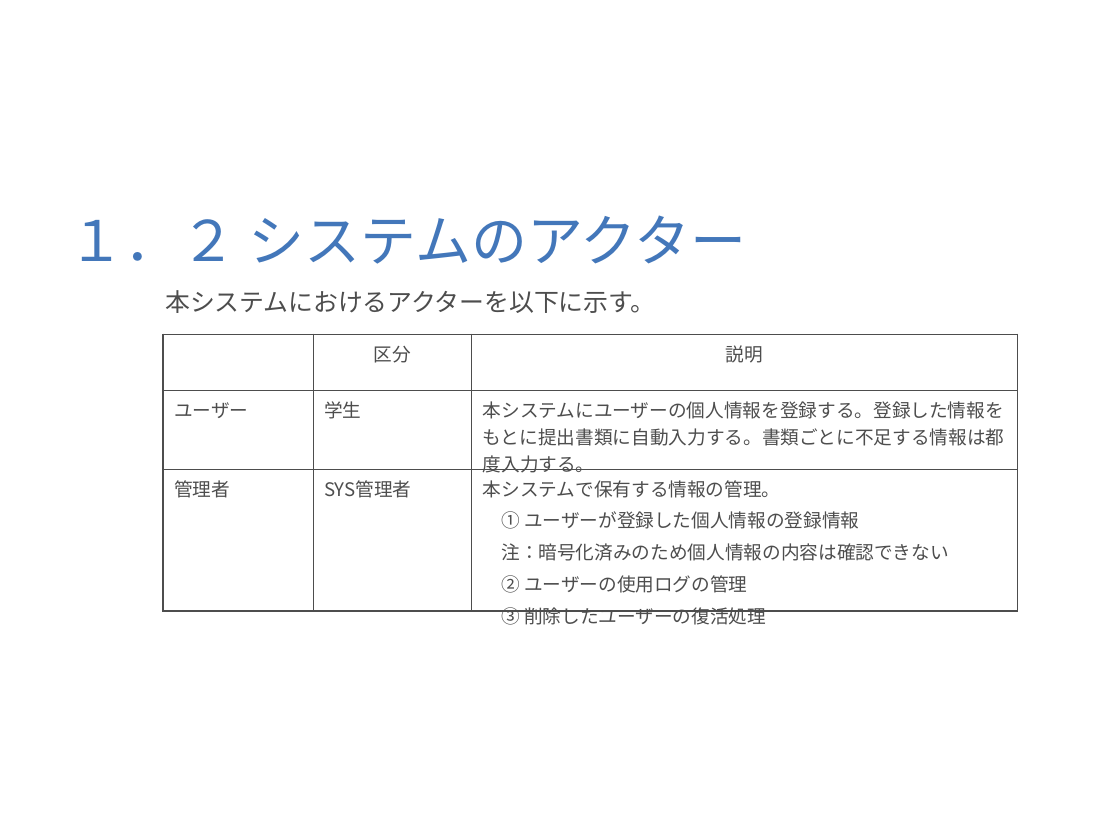
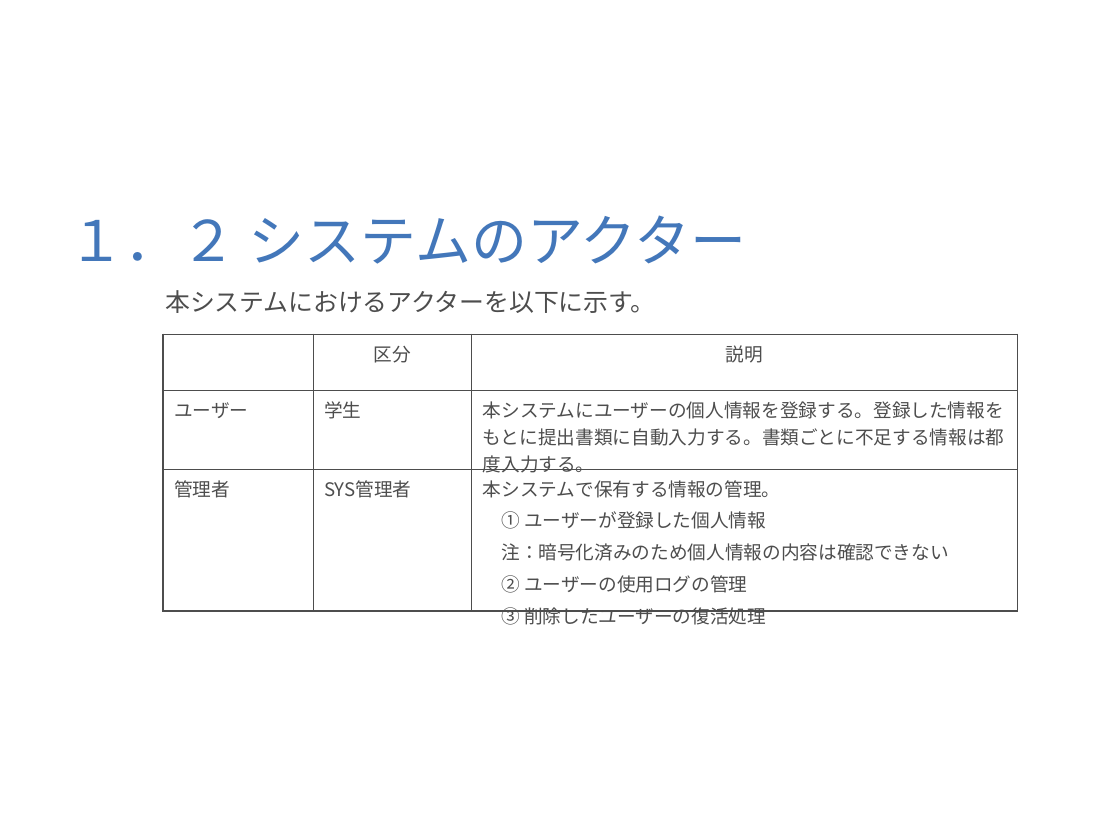
Before and after one commit to meijin27/StudentDocumentationSoftware, a slide deck: slide 4 of 説明書/概要設計書(提出書類作成ソフト).ppt. Drawn at 1120x840 pixels with LibreOffice and Linux fonts; fonts in the diff are those of the drawing; background and template pictures are left out. Boxes give left, top, right and bottom in pixels: in the first picture for what was removed or moved away, otherwise in the second. Text is boxed around its words. In the diff, an @@ line names an element or a change of style, - is before the commit and + after.

```diff
--- a/説明書/概要設計書(提出書類作成ソフト).ppt
+++ b/説明書/概要設計書(提出書類作成ソフト).ppt
@@ table at box(164, 335, 1018, 629) @@
-row 3, column 3: 本システムで保有する情報の管理。 / ① ユーザーが登録した個人情報の登録情報 / 注：暗号化済みのため個人情報の内容は確認できない / ② ユーザーの使用ログの管理 / ③ 削除したユーザーの復活処理
+row 3, column 3: 本システムで保有する情報の管理。 / ① ユーザーが登録した個人情報 / 注：暗号化済みのため個人情報の内容は確認できない / ② ユーザーの使用ログの管理 / ③ 削除したユーザーの復活処理
```
Also in this commit, not shown: 3 other slides changed, 2 other files.
